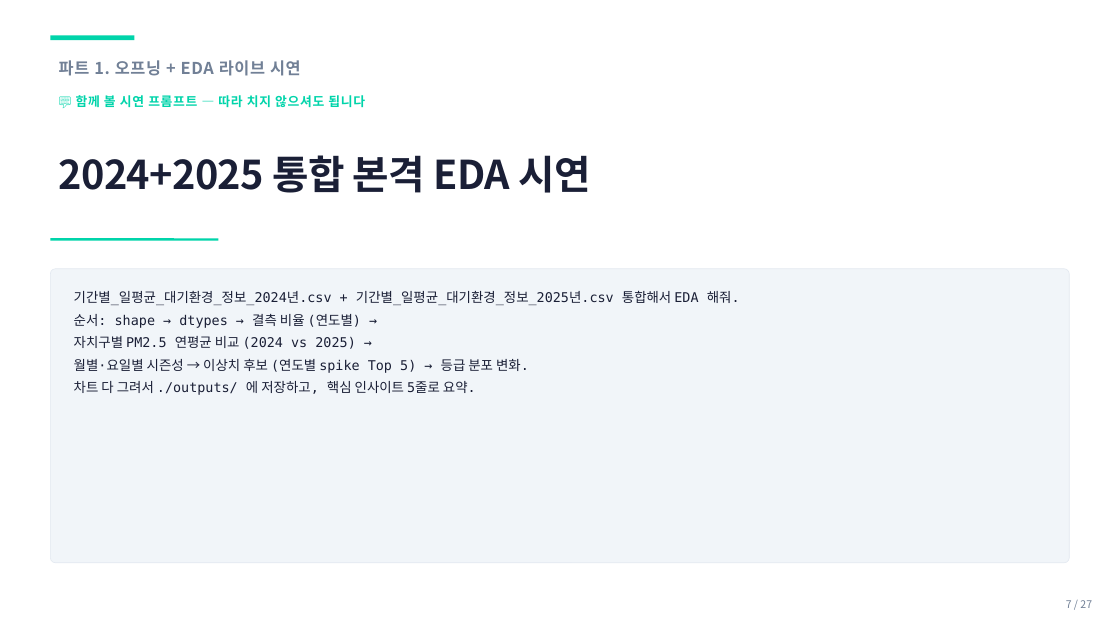
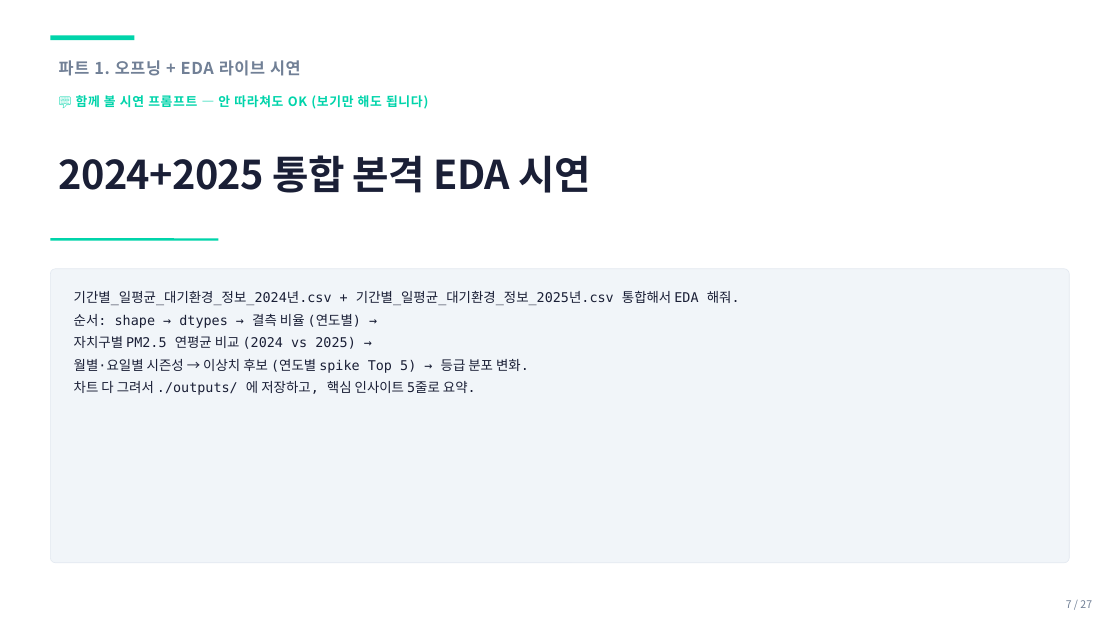
Before and after one commit to sujinpark-datapopcorn/inflearn_ccd_challenge, a slide deck: slide 7 of ppt/b2g_day2_eda.pptx. Drawn at 1120x630 pixels with LibreOffice and Linux fonts; fonts in the diff are those of the drawing. Boxes give left, top, right and bottom in pixels: in the first picture for what was removed or moved away, otherwise in the second. Text is boxed around its words. In the diff, an @@ line names an element or a change of style, - is before the commit and + after.

```diff
--- a/ppt/b2g_day2_eda.pptx
+++ b/ppt/b2g_day2_eda.pptx
@@ text at [76, 95, 428, 109]: text changed @@
-💬 함께 볼 시연 프롬프트 — 따라 치지 않으셔도 됩니다
+💬 함께 볼 시연 프롬프트 — 안 따라쳐도 OK (보기만 해도 됩니다)
```
Also in this commit, not shown: 5 other slides changed, 4 other files.
